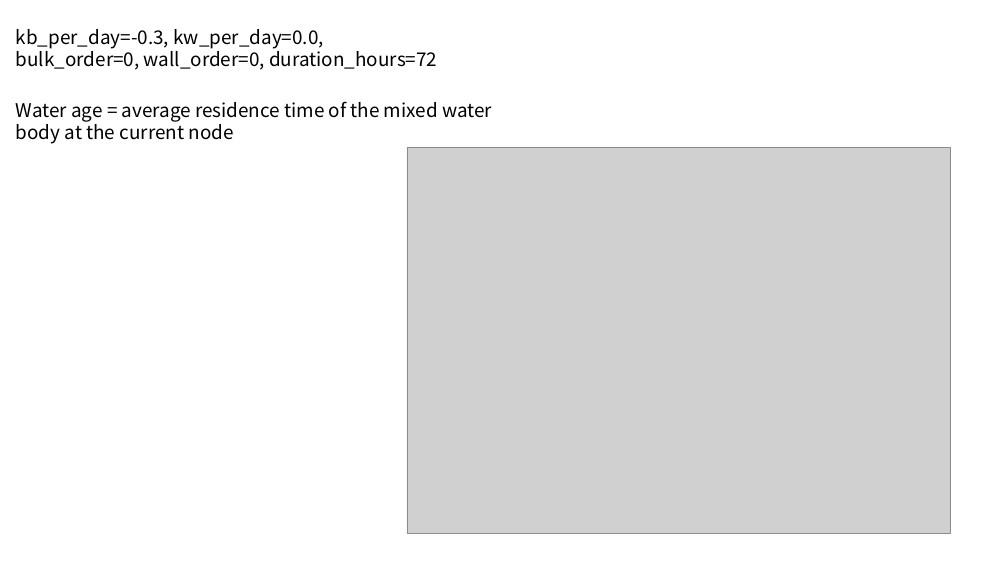
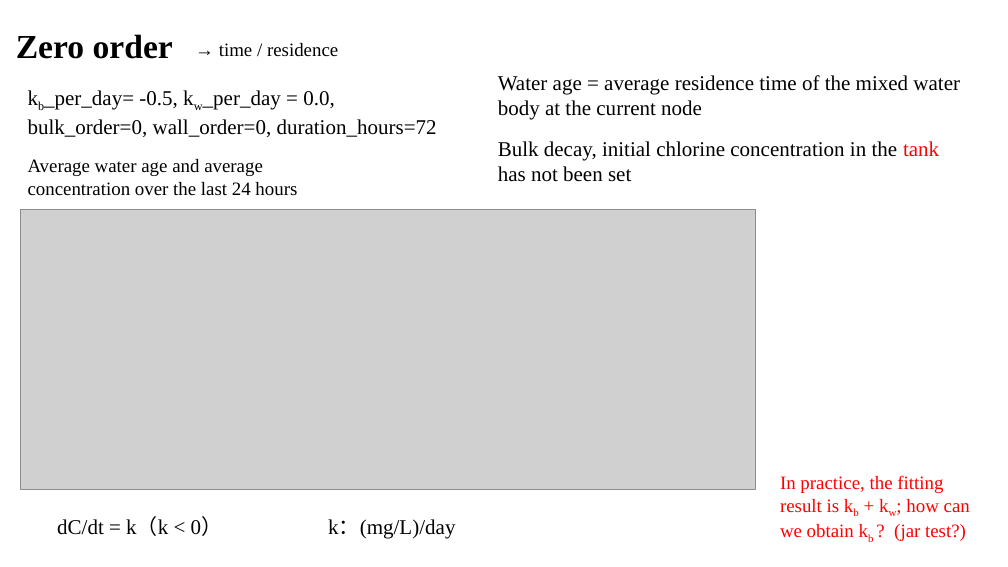
Before and after one commit to Strongxlb/Graduation-Project, a slide deck: slide 4 of meetings/我/6.18.pptx (slide 5 before the commit). Drawn at 1008x567 pixels with LibreOffice and Linux fonts; fonts in the diff are those of the drawing; grey boxes stand for pictures. Boxes give left, top, right and bottom in pixels: in the first picture for what was removed or moved away, otherwise in the second. Text is boxed around its words. In the diff, an @@ line names an element or a change of style, - is before the commit and + after.

```diff
--- a/meetings/我/6.18.pptx
+++ b/meetings/我/6.18.pptx
@@ text added at <box>16,34,173,59</box>, 32 pt, text #000000, bold @@
+Zero order
@@ text added at <box>219,43,338,57</box>, 18 pt, text #000000 @@
+→ time / residence
@@ text "kb_per_day= -0.5, kw_per_day = 0.0,": place and size @@
-text "kb_per_day= -0.5, kw_per_day = 0.0," at <box>16,29,437,70</box>
+text "kb_per_day= -0.5, kw_per_day = 0.0," at <box>28,90,437,137</box>
@@ text "Water age = average residence ...": place and size @@
-text "Water age = average residence ..." at <box>16,101,492,144</box>
+text "Water age = average residence ..." at <box>498,75,960,119</box>
@@ text "Water age = average residence ..." at <box>498,75,960,119</box>: size 18 to 20 pt, font Noto Sans CJK JP to Times New Roman @@
@@ text at <box>28,119,437,137</box>: size 18 to 20 pt, font Noto Sans CJK JP to Times New Roman in "bulk_order=0, wall_order=0, duration_hours=72" @@
@@ text at <box>44,90,335,110</box>: text changed; size 18 to 20 pt; font Noto Sans CJK JP to Times New Roman @@
-kb_per_day=-0.3, kw_per_day=0.0,
+kb_per_day= -0.5, kw_per_day = 0.0,
@@ picture removed at <box>407,147,951,533</box> @@
@@ text added at <box>498,141,939,182</box>, 20 pt, text #000000 @@
+Bulk decay, initial chlorine concentration in the tank has not been set
@@ text added at <box>28,159,297,196</box>, 18 pt, text #000000 @@
+Average water age and average concentration over the last 24 hours
@@ picture added at <box>20,209,756,489</box> @@
@@ text added at <box>780,475,970,541</box>, 18 pt, text #FF0000 @@
+In practice, the fitting result is kb + kw; how can we obtain kb ? (jar test?)
@@ text added at <box>57,518,223,536</box>, 20 pt, text #000000 @@
+dC/dt = k（k < 0）
@@ text added at <box>328,519,455,539</box>, 20 pt, text #000000 @@
+k：(mg/L)/day
```
Also in this commit, not shown: 2 other slides changed, 7 slides added, 14 slides removed, 24 other files.
